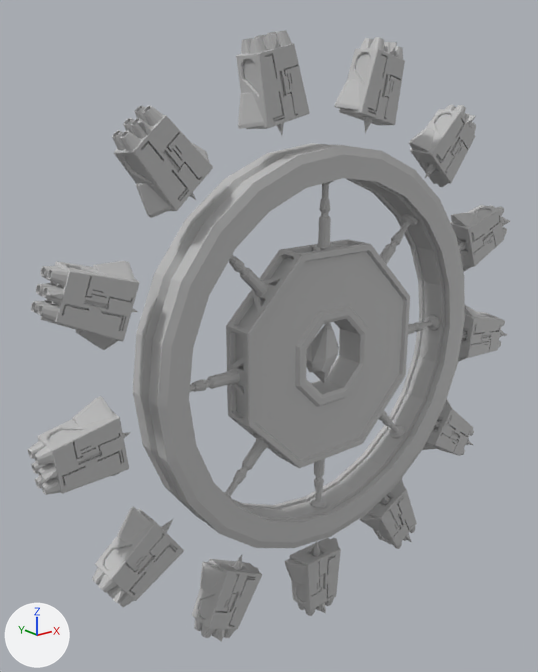
Two versions of the FBX model Assets/_Game/Art/Entities/Characters/BossAnim/GBE_Boss_AttackE_Anim.fbx, one commit apart.
Rendered twice from a camera (50 mm lens) standing at (-11.25, -12.05, 12.8) and looking at (-0.88, 0.91, 7.62). Every picture has the same lights, and +X, +Y and +Z are marked at lower left. Where no turn or scale is listed for an object, it has been applied to the vertices.

The scene before the commit, as lines of its bpy script (objects in view):
```python
ob_gbe_boss_rig_boss_crystal_geo = bpy.data.objects.new('GBE_Boss_rig:boss_crystal_GEO', me_mesh_014)
ob_gbe_boss_rig_boss_crystal_geo.location = (0.0, 0.0, 0.0)
ob_gbe_boss_rig_boss_weapon_02_geo = bpy.data.objects.new('GBE_Boss_rig:boss_weapon_02_GEO', me_mesh_001)
ob_gbe_boss_rig_boss_weapon_02_geo.location = (0.0, 0.0, 0.0)
ob_gbe_boss_rig_boss_weapon_02_geo.rotation_euler = (1.571, 0.0, 0.0)  # degrees (90, 0, 0)
ob_gbe_boss_rig_boss_weapon_02_geo.scale = (0.01, 0.01, 0.01)
ob_gbe_boss_rig_boss_weapon_05_geo = bpy.data.objects.new('GBE_Boss_rig:boss_weapon_05_GEO', me_mesh_004)
ob_gbe_boss_rig_boss_weapon_05_geo.location = (0.0, 0.0, 0.0)
ob_gbe_boss_rig_boss_weapon_05_geo.rotation_euler = (1.571, 0.0, 0.0)  # degrees (90, 0, 0)
ob_gbe_boss_rig_boss_weapon_05_geo.scale = (0.01, 0.01, 0.01)
ob_gbe_boss_rig_boss_weapon_06_geo = bpy.data.objects.new('GBE_Boss_rig:boss_weapon_06_GEO', me_mesh_005)
ob_gbe_boss_rig_boss_weapon_06_geo.location = (0.0, 0.0, 0.0)
ob_gbe_boss_rig_boss_weapon_06_geo.rotation_euler = (1.571, 0.0, 0.0)  # degrees (90, 0, 0)
ob_gbe_boss_rig_boss_weapon_06_geo.scale = (0.01, 0.01, 0.01)
ob_gbe_boss_rig_boss_weapon_07_geo = bpy.data.objects.new('GBE_Boss_rig:boss_weapon_07_GEO', me_mesh_006)
ob_gbe_boss_rig_boss_weapon_07_geo.location = (0.0, 0.0, 0.0)
ob_gbe_boss_rig_boss_weapon_07_geo.rotation_euler = (1.571, 0.0, 0.0)  # degrees (90, 0, 0)
ob_gbe_boss_rig_boss_weapon_07_geo.scale = (0.01, 0.01, 0.01)
ob_gbe_boss_rig_boss_weapon_08_geo = bpy.data.objects.new('GBE_Boss_rig:boss_weapon_08_GEO', me_mesh_007)
ob_gbe_boss_rig_boss_weapon_08_geo.location = (0.0, 0.0, 0.0)
ob_gbe_boss_rig_boss_weapon_08_geo.rotation_euler = (1.571, 0.0, 0.0)  # degrees (90, 0, 0)
ob_gbe_boss_rig_boss_weapon_08_geo.scale = (0.01, 0.01, 0.01)
ob_gbe_boss_rig_boss_weapon_09_geo = bpy.data.objects.new('GBE_Boss_rig:boss_weapon_09_GEO', me_mesh_008)
ob_gbe_boss_rig_boss_weapon_09_geo.location = (0.0, 0.0, 0.0)
ob_gbe_boss_rig_boss_weapon_09_geo.rotation_euler = (1.571, 0.0, 0.0)  # degrees (90, 0, 0)
ob_gbe_boss_rig_boss_weapon_09_geo.scale = (0.01, 0.01, 0.01)
ob_gbe_boss_rig_boss_weapon_11_geo = bpy.data.objects.new('GBE_Boss_rig:boss_weapon_11_GEO', me_mesh_010)
ob_gbe_boss_rig_boss_weapon_11_geo.location = (0.0, 0.0, 0.0)
ob_gbe_boss_rig_boss_weapon_11_geo.rotation_euler = (1.571, 0.0, 0.0)  # degrees (90, 0, 0)
ob_gbe_boss_rig_boss_weapon_11_geo.scale = (0.01, 0.01, 0.01)
ob_gbe_boss_rig_boss_weapon_13_geo = bpy.data.objects.new('GBE_Boss_rig:boss_weapon_13_GEO', me_mesh_012)
ob_gbe_boss_rig_boss_weapon_13_geo.location = (0.0, 0.0, 0.0)
ob_gbe_boss_rig_boss_weapon_13_geo.rotation_euler = (1.571, 0.0, 0.0)  # degrees (90, 0, 0)
ob_gbe_boss_rig_boss_weapon_13_geo.scale = (0.01, 0.01, 0.01)
# also in view: 'GBE_Boss_rig:boss_weapon_03_GEO' at (-4.97, 0.04, 3.93); 'GBE_Boss_rig:boss_weapon_12_GEO' at (4.97, 0.04, 3.93); 'GBE_Boss_rig:boss_weapon_01_GEO' at (0.0, 0.04, 1.26); 'GBE_Boss_rig:boss_outerRing_support_GEO' at (0.0, 0.05, 7.25); 'GBE_Boss_rig:boss_weapon_04_GEO' at (-5.98, 0.04, 6.61)
```
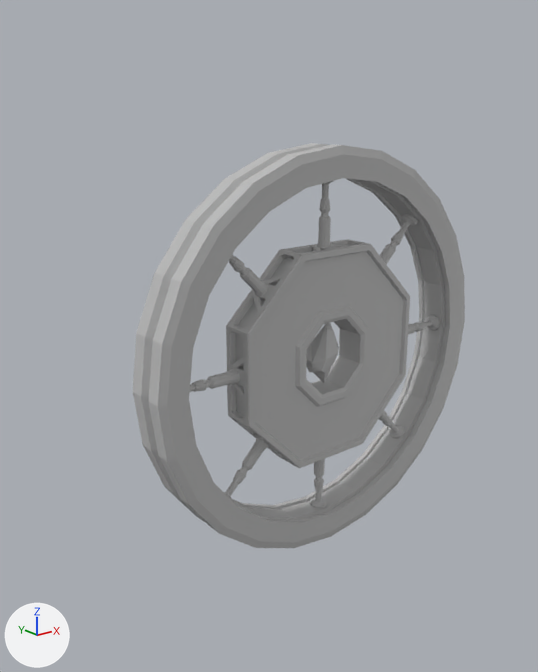
Boxes (x1, y1, x2, y2) around the edits, measured in the pictures (538 x 672 px):
'GBE_Boss_rig:boss_weapon_05_GEO', hidden: before (31, 261, 140, 350)
'GBE_Boss_rig:boss_weapon_06_GEO', hidden: before (112, 106, 213, 218)
'GBE_Boss_rig:boss_weapon_04_GEO', hidden: before (28, 396, 131, 495)
'GBE_Boss_rig:boss_weapon_07_GEO', hidden: before (236, 30, 310, 135)
'GBE_Boss_rig:boss_weapon_03_GEO', hidden: before (92, 506, 184, 607)
'GBE_Boss_rig:boss_weapon_08_GEO', hidden: before (334, 37, 405, 133)
'GBE_Boss_rig:boss_weapon_02_GEO', hidden: before (192, 555, 262, 642)
'GBE_Boss_rig:boss_weapon_09_GEO', hidden: before (409, 105, 476, 187)
'GBE_Boss_rig:boss_weapon_01_GEO', hidden: before (285, 538, 341, 616)
'GBE_Boss_rig:boss_weapon_10_GEO', hidden: before (450, 205, 510, 272)
'GBE_Boss_rig:boss_weapon_13_GEO', hidden: before (360, 478, 417, 549)
'GBE_Boss_rig:boss_weapon_11_GEO', hidden: before (458, 305, 508, 362)
'GBE_Boss_rig:boss_weapon_12_GEO', hidden: before (422, 399, 474, 456)

What changed in the scene script:
```text
Change ob_gbe_boss_rig_boss_weapon_01_geo:
    ob_gbe_boss_rig_boss_weapon_01_geo.rotation_euler: (1.571, 0.0, 0.0) -> (0.0, 0.0, 0.0)  # degrees (90, 0, 0) -> degrees (0, 0, 0)
    ob_gbe_boss_rig_boss_weapon_01_geo.scale: (0.01, 0.01, 0.01) -> (1.0, 1.0, 1.0)
    add ob_gbe_boss_rig_boss_weapon_01_geo.hide_viewport = True
Change ob_gbe_boss_rig_boss_weapon_07_geo:
    ob_gbe_boss_rig_boss_weapon_07_geo.rotation_euler: (1.571, 0.0, 0.0) -> (0.0, 0.0, 0.0)  # degrees (90, 0, 0) -> degrees (0, 0, 0)
    ob_gbe_boss_rig_boss_weapon_07_geo.scale: (0.01, 0.01, 0.01) -> (1.0, 1.0, 1.0)
    add ob_gbe_boss_rig_boss_weapon_07_geo.hide_viewport = True
Change ob_gbe_boss_rig_boss_weapon_13_geo:
    ob_gbe_boss_rig_boss_weapon_13_geo.rotation_euler: (1.571, 0.0, 0.0) -> (0.0, 0.0, 0.0)  # degrees (90, 0, 0) -> degrees (0, 0, 0)
    ob_gbe_boss_rig_boss_weapon_13_geo.scale: (0.01, 0.01, 0.01) -> (1.0, 1.0, 1.0)
    add ob_gbe_boss_rig_boss_weapon_13_geo.hide_viewport = True
Change ob_gbe_boss_rig_boss_weapon_10_geo:
    ob_gbe_boss_rig_boss_weapon_10_geo.rotation_euler: (1.571, 0.0, 0.0) -> (0.0, 0.0, 0.0)  # degrees (90, 0, 0) -> degrees (0, 0, 0)
    ob_gbe_boss_rig_boss_weapon_10_geo.scale: (0.01, 0.01, 0.01) -> (1.0, 1.0, 1.0)
    add ob_gbe_boss_rig_boss_weapon_10_geo.hide_viewport = True
Change ob_gbe_boss_rig_boss_weapon_06_geo:
    ob_gbe_boss_rig_boss_weapon_06_geo.rotation_euler: (1.571, 0.0, 0.0) -> (0.0, 0.0, 0.0)  # degrees (90, 0, 0) -> degrees (0, 0, 0)
    ob_gbe_boss_rig_boss_weapon_06_geo.scale: (0.01, 0.01, 0.01) -> (1.0, 1.0, 1.0)
    add ob_gbe_boss_rig_boss_weapon_06_geo.hide_viewport = True
Change ob_gbe_boss_rig_boss_weapon_04_geo:
    ob_gbe_boss_rig_boss_weapon_04_geo.rotation_euler: (1.571, 0.0, 0.0) -> (0.0, 0.0, 0.0)  # degrees (90, 0, 0) -> degrees (0, 0, 0)
    ob_gbe_boss_rig_boss_weapon_04_geo.scale: (0.01, 0.01, 0.01) -> (1.0, 1.0, 1.0)
    add ob_gbe_boss_rig_boss_weapon_04_geo.hide_viewport = True
Change ob_gbe_boss_rig_boss_weapon_11_geo:
    ob_gbe_boss_rig_boss_weapon_11_geo.rotation_euler: (1.571, 0.0, 0.0) -> (0.0, 0.0, 0.0)  # degrees (90, 0, 0) -> degrees (0, 0, 0)
    ob_gbe_boss_rig_boss_weapon_11_geo.scale: (0.01, 0.01, 0.01) -> (1.0, 1.0, 1.0)
    add ob_gbe_boss_rig_boss_weapon_11_geo.hide_viewport = True
Change ob_gbe_boss_rig_boss_weapon_02_geo:
    ob_gbe_boss_rig_boss_weapon_02_geo.rotation_euler: (1.571, 0.0, 0.0) -> (0.0, 0.0, 0.0)  # degrees (90, 0, 0) -> degrees (0, 0, 0)
    ob_gbe_boss_rig_boss_weapon_02_geo.scale: (0.01, 0.01, 0.01) -> (1.0, 1.0, 1.0)
    add ob_gbe_boss_rig_boss_weapon_02_geo.hide_viewport = True
Change ob_gbe_boss_rig_boss_weapon_05_geo:
    ob_gbe_boss_rig_boss_weapon_05_geo.rotation_euler: (1.571, 0.0, 0.0) -> (0.0, 0.0, 0.0)  # degrees (90, 0, 0) -> degrees (0, 0, 0)
    ob_gbe_boss_rig_boss_weapon_05_geo.scale: (0.01, 0.01, 0.01) -> (1.0, 1.0, 1.0)
    add ob_gbe_boss_rig_boss_weapon_05_geo.hide_viewport = True
Change ob_gbe_boss_rig_boss_weapon_12_geo:
    ob_gbe_boss_rig_boss_weapon_12_geo.rotation_euler: (1.571, 0.0, 0.0) -> (0.0, 0.0, 0.0)  # degrees (90, 0, 0) -> degrees (0, 0, 0)
    ob_gbe_boss_rig_boss_weapon_12_geo.scale: (0.01, 0.01, 0.01) -> (1.0, 1.0, 1.0)
    add ob_gbe_boss_rig_boss_weapon_12_geo.hide_viewport = True
Change ob_gbe_boss_rig_boss_weapon_03_geo:
    ob_gbe_boss_rig_boss_weapon_03_geo.rotation_euler: (1.571, 0.0, 0.0) -> (0.0, 0.0, 0.0)  # degrees (90, 0, 0) -> degrees (0, 0, 0)
    ob_gbe_boss_rig_boss_weapon_03_geo.scale: (0.01, 0.01, 0.01) -> (1.0, 1.0, 1.0)
    add ob_gbe_boss_rig_boss_weapon_03_geo.hide_viewport = True
Change ob_gbe_boss_rig_boss_weapon_09_geo:
    ob_gbe_boss_rig_boss_weapon_09_geo.rotation_euler: (1.571, 0.0, 0.0) -> (0.0, 0.0, 0.0)  # degrees (90, 0, 0) -> degrees (0, 0, 0)
    ob_gbe_boss_rig_boss_weapon_09_geo.scale: (0.01, 0.01, 0.01) -> (1.0, 1.0, 1.0)
    add ob_gbe_boss_rig_boss_weapon_09_geo.hide_viewport = True
Change ob_gbe_boss_rig_boss_weapon_08_geo:
    ob_gbe_boss_rig_boss_weapon_08_geo.rotation_euler: (1.571, 0.0, 0.0) -> (0.0, 0.0, 0.0)  # degrees (90, 0, 0) -> degrees (0, 0, 0)
    ob_gbe_boss_rig_boss_weapon_08_geo.scale: (0.01, 0.01, 0.01) -> (1.0, 1.0, 1.0)
    add ob_gbe_boss_rig_boss_weapon_08_geo.hide_viewport = True
```
